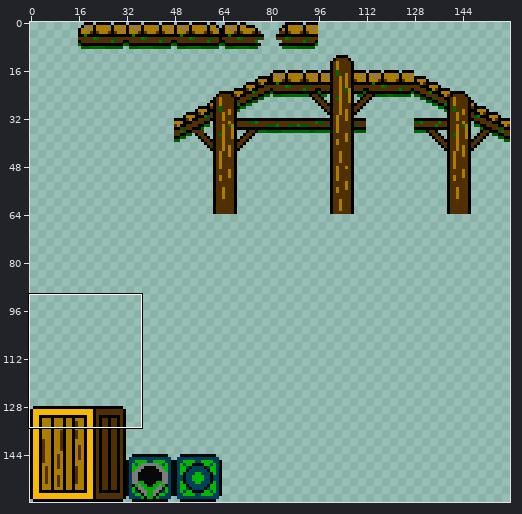
A pixel-art file gets an edit: Assets/Sprites/Level Tiles/pier_tiles.aseprite. The picture above shows the old version from afar; the outline marks the close-up.
Close-up. Before the edit:
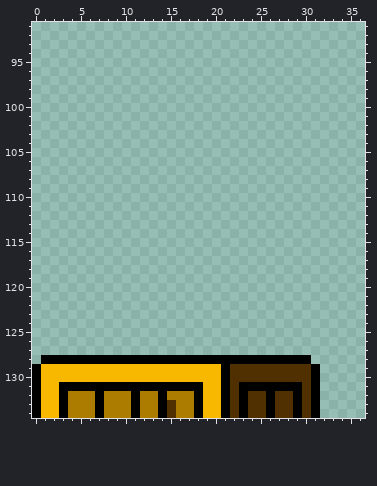
160x160 pixels, 1 frame. Shown: x 0..36, y 91..134.
Once edited:
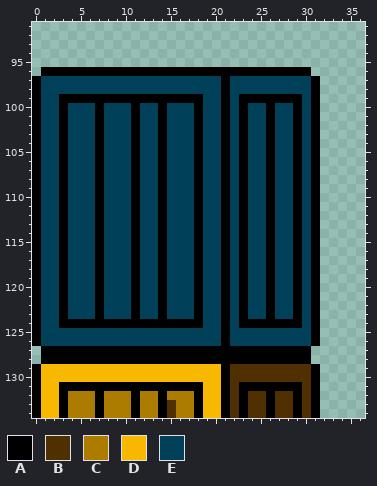
Palette (. is transparent): A #000000  B #503000  C #ac7c00  D #f8b800  E #004058
Edits made:
Colour A now appears in row 96 at x 1 to 30; in rows 97 to 98 at x 0, 21 and 31; in row 99 at x 0, 3 to 18, 21, 23 to 29 and 31; in rows 100 to 123 at x 0, 3, 7, 11, 14, 18, 21, 23, 26, 29 and 31; in row 124 at x 0, 3 to 18, 21, 23 to 29 and 31; in rows 125 to 126 at x 0, 21 and 31.
Colour A now appears in row 127 at x 1 to 30.
Colour E now appears in rows 97 to 98 at x 1 to 20 and 22 to 30; in row 99 at x 1 to 2, 19 to 20, 22 and 30; in rows 100 to 123 at x 1 to 2, 4 to 6, 8 to 10, 12 to 13, 15 to 17, 19 to 20, 22, 24 to 25, 27 to 28 and 30; in row 124 at x 1 to 2, 19 to 20, 22 and 30; in rows 125 to 126 at x 1 to 20 and 22 to 30.
Pixel boxes of the changes (left, top, right, bottom) in both close-ups:
added: (32, 67, 320, 355)
